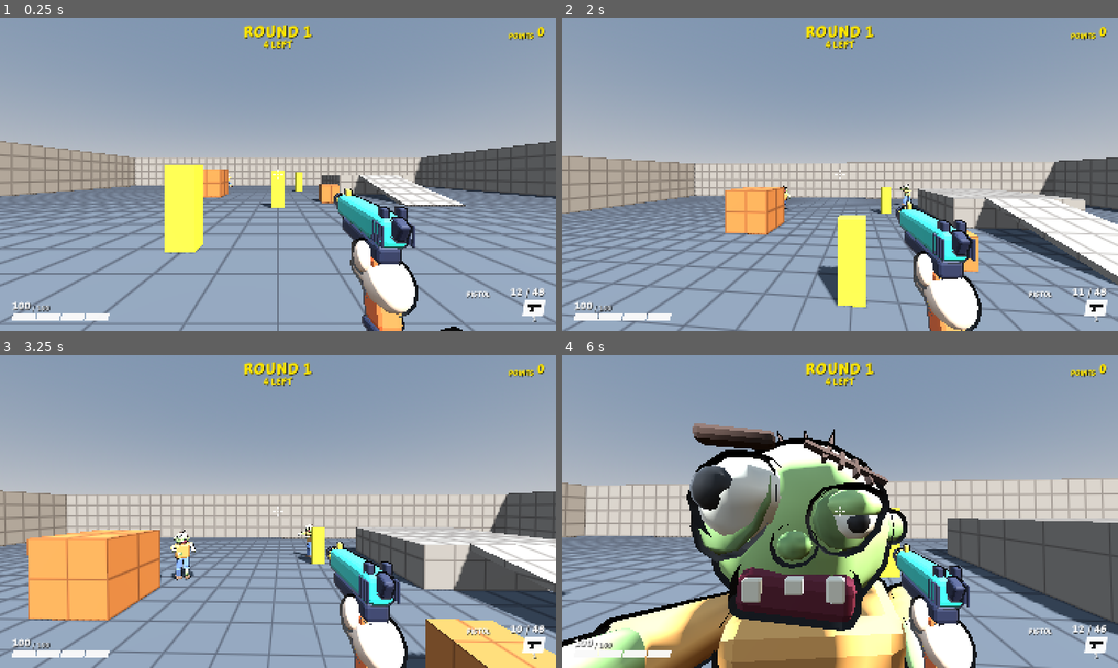
Above: before the commit, frames 1-4 (two rows, left to right).
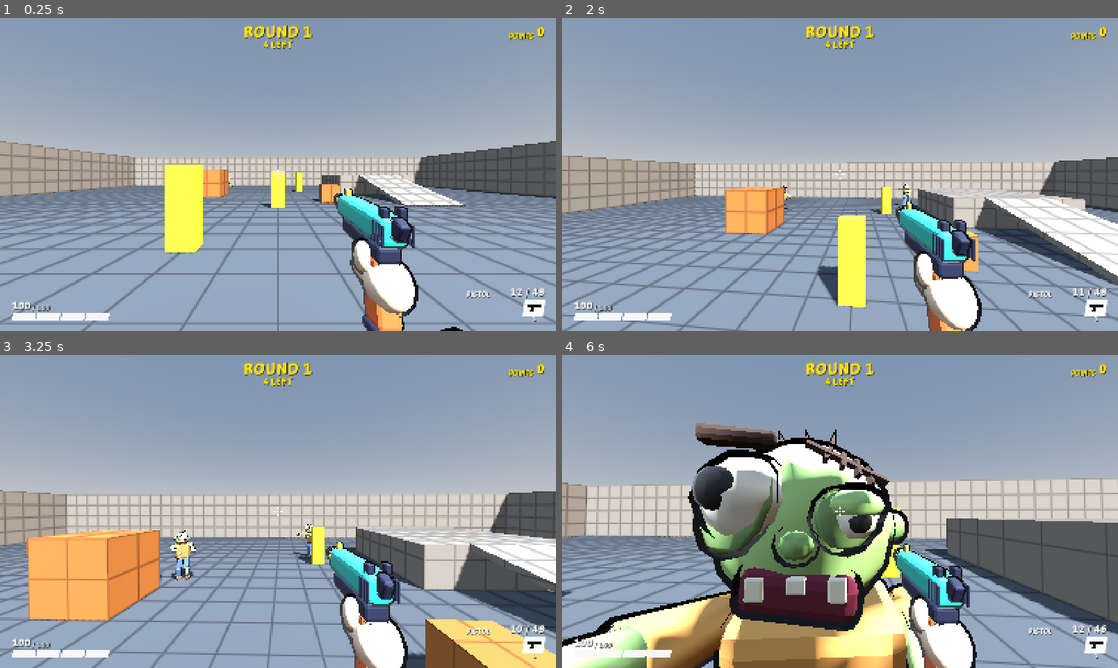
Above: after the commit, the same moments.

Repository: juanakajuan/zombie-survival-fps
Game: Godot game, scene res://levels/test_range.tscn
The game is run twice, just before and just after one commit, with the same random seed, the same clock (stepped at 60 frames per second) and the same inputs. This scene is started directly instead of the project's main scene.
Inputs (mouse positions are in pixels of both pictures, inside the frame that each line leads up to):
- Up to frame 1 (0.25 s): no input
- Up to frame 2 (2 s): tap Enter (restart) at 0.5 s; move the mouse to (867, 174) at 0.52 s; hold Right mouse button (aim) 0.53-1.28 s; hold W (move_forward) from 0.53 s (still down); click (867, 174) at 0.67 s; tap Space (jump) at 0.77, 1.07, 1.52, 1.82 s; tap Ctrl (crouch) at 0.8, 1.35 s; move the mouse to (812, 174) at 1.27 s; tap Shift (sprint) at 1.55 s
- Up to frame 3 (3.25 s): keep holding W (move_forward); move the mouse to (289, 505) at 2.02 s; hold Shift (sprint) 2.03-2.78 s; tap Space (jump) at 2.3, 2.85, 3.02 s; move the mouse to (272, 517) at 2.77 s; click (272, 517) at 2.92 s; right-click (272, 517) at 3.05 s
- Up to frame 4 (6 s): tap Space (jump) at 3.32, 3.77, 4.07, 4.52, 4.82, 5.3 s; move the mouse to (878, 514) at 3.52 s; hold Right mouse button (aim) 3.53-4.28 s; tap Ctrl (crouch) at 3.8, 4.35 s; tap R (reload) at 4.15 s; move the mouse to (795, 508) at 4.27 s; tap Shift (sprint) at 4.55 s; move the mouse to (845, 511) at 5.02 s; press the mouse at (845, 511) at 5.03 s; move the mouse to (817, 505) at 5.77 s; release W (move_forward) at 5.78 s; release the mouse at (817, 505) at 5.78 s; hold D (move_right) from 5.78 s (still down); tap E (interact) at 5.85 s

The runs differ from the first frame. In frame 2, less than 0.1% of the frame differs, in the area x 60-63%, y 53-61%; in frame 3, less than 0.1%; in frame 4, 8.7%, in the area x 0-100%, y 21-100%.

Commit message:
refactor: the level wires the HUD and the zombies' target
The HUD found the round manager through a group, and zombies found the player through the player group, so round 1 was deferred until the player was in its group. Now the level sets hud.round_manager, RoundManager exports its player, and zombie.configure() takes the target. RoundManager.GROUP and the deferred start are gone.

Diff:
--- a/hud/hud.gd
+++ b/hud/hud.gd
@@ -4,11 +4,17 @@
 @export var health: Health
 @export var weapon: Weapon
 @export var wallet: Wallet
-## If it is empty, the HUD uses the first RoundManager in the tree. Without one, the round panel stays hidden.
-@export var round_manager: RoundManager
 @export var health_color: Color = Color(1, 1, 1, 0.95)
 @export var low_health_color: Color = Color(0.95, 0.2, 0.2)
 @export_range(0.0, 1.0, 0.05) var low_health_fraction: float = 0.3
+
+## The level sets it. Without one, the round panel stays hidden.
+var round_manager: RoundManager:
+	set(value):
+		round_manager = value
+		round_manager.round_started.connect(_update_round.unbind(1))
+		round_manager.round_ended.connect(_update_round.unbind(1))
+		_update_round()
 
 ## What the HUD shows, as a player sees it. Tests and the verify driver read it.
 class Readout extends RefCounted:
@@ -56,11 +62,6 @@
 	_weapon_name.text = weapon.data.display_name
 	_update_ammo()
 	_update_points()
-	if round_manager == null:
-		round_manager = get_tree().get_first_node_in_group(RoundManager.GROUP) as RoundManager
-	if round_manager != null:
-		round_manager.round_started.connect(_update_round.unbind(1))
-		round_manager.round_ended.connect(_update_round.unbind(1))
 	_update_round()
 
 
--- a/levels/compound.tscn
+++ b/levels/compound.tscn
@@ -62,10 +62,12 @@
 shader_parameter/base_color = Color(0.55, 0.52, 0.48, 1)
 shader_parameter/line_color = Color(0.4, 0.37, 0.34, 1)
 
-[node name="Compound" type="Node3D" node_paths=PackedStringArray("game_over", "navigation")]
+[node name="Compound" type="Node3D" node_paths=PackedStringArray("game_over", "navigation", "player", "round_manager")]
 script = ExtResource("7_level")
 game_over = NodePath("GameOver")
 navigation = NodePath("NavigationRegion3D")
+player = NodePath("Player")
+round_manager = NodePath("RoundManager")
 
 [node name="WorldEnvironment" type="WorldEnvironment" parent="."]
 environment = SubResource("environment")
@@ -452,9 +454,10 @@
 [node name="Player" parent="." instance=ExtResource("2_player")]
 position = Vector3(4, 0, 16)
 
-[node name="RoundManager" type="Node" parent="."]
+[node name="RoundManager" type="Node" parent="." node_paths=PackedStringArray("player")]
 script = ExtResource("5_rounds")
 settings = ExtResource("6_settings")
+player = NodePath("../Player")
 
 [node name="SpawnNorthGate" type="Marker3D" parent="RoundManager"]
 position = Vector3(0, 0, -40)
--- a/levels/level.gd
+++ b/levels/level.gd
@@ -3,9 +3,12 @@
 
 @export var game_over: GameOver
 @export var navigation: LevelNavigation
+@export var player: Player
+@export var round_manager: RoundManager
 
 
 func _ready() -> void:
+	player.hud.round_manager = round_manager
 	game_over.restart_requested.connect(restart)
 
 
--- a/levels/test_range.tscn
+++ b/levels/test_range.tscn
@@ -43,10 +43,12 @@
 shader_parameter/base_color = Color(0.72, 0.45, 0.22, 1)
 shader_parameter/line_color = Color(0.5, 0.3, 0.14, 1)
 
-[node name="TestRange" type="Node3D" node_paths=PackedStringArray("game_over", "navigation")]
+[node name="TestRange" type="Node3D" node_paths=PackedStringArray("game_over", "navigation", "player", "round_manager")]
 script = ExtResource("7_level")
 game_over = NodePath("GameOver")
 navigation = NodePath("NavigationRegion3D")
+player = NodePath("Player")
+round_manager = NodePath("RoundManager")
 
 [node name="WorldEnvironment" type="WorldEnvironment" parent="."]
 environment = SubResource("environment")
@@ -145,9 +147,10 @@
 [node name="TargetDummyFar" parent="." instance=ExtResource("3_dummy")]
 position = Vector3(2, 0, -12)
 
-[node name="RoundManager" type="Node" parent="."]
+[node name="RoundManager" type="Node" parent="." node_paths=PackedStringArray("player")]
 script = ExtResource("5_rounds")
 settings = ExtResource("6_settings")
+player = NodePath("../Player")
 
 [node name="SpawnNorthWest" type="Marker3D" parent="RoundManager"]
 position = Vector3(-6, 0, -17)
--- a/rounds/round_manager.gd
+++ b/rounds/round_manager.gd
@@ -8,11 +8,10 @@
 
 enum State { BREAK, ACTIVE }
 
-## The HUD is in the player scene, so it finds the manager of the level by this group.
-const GROUP := &"round_manager"
-
 @export var settings: RoundSettings
 @export var zombie_scene: PackedScene = preload("res://zombie/zombie.tscn")
+## The zombies chase this player.
+@export var player: Player
 
 ## The current round. It is 0 until round 1 starts. During a break, it is the round that just ended.
 var round_number: int = 0
@@ -26,10 +25,6 @@
 var _break_left: float = 0.0
 
 
-func _enter_tree() -> void:
-	add_to_group(GROUP)
-
-
 func _ready() -> void:
 	for child: Node in get_children():
 		if child is Marker3D:
@@ -37,8 +32,7 @@
 	if _spawn_points.is_empty():
 		push_error("RoundManager: add Marker3D children as spawn points.")
 		return
-	# Deferred so that the player is in its group before the first zombie looks for it.
-	_start_round.call_deferred(1)
+	_start_round(1)
 
 
 ## The zombies of the current round that are alive or not spawned yet.
@@ -77,7 +71,7 @@
 
 func _spawn_zombie() -> void:
 	var zombie := zombie_scene.instantiate() as Zombie
-	zombie.configure(settings.zombie_speed(round_number), settings.zombie_health(round_number))
+	zombie.configure(settings.zombie_speed(round_number), settings.zombie_health(round_number), player)
 	Health.find_on(zombie).died.connect(_on_zombie_died)
 	zombie.transform = _spawn_points[_next_spawn_point].global_transform
 	_next_spawn_point = (_next_spawn_point + 1) % _spawn_points.size()
--- a/tests/hud/test_hud.gd
+++ b/tests/hud/test_hud.gd
@@ -49,6 +49,7 @@
 func test_round_number_shows_when_a_round_starts() -> void:
 	var manager := _spawn_round_manager()
 	var player := await spawn_player()
+	player.hud.round_manager = manager
 	assert_true(player.hud.readout().round_visible, "round panel shown")
 	assert_eq(player.hud.readout().round_text, "1", "round text")
 	assert_eq(manager.state, RoundManager.State.ACTIVE, "round 1 is active")
@@ -58,6 +59,7 @@
 func test_break_label_follows_round_end_and_next_round() -> void:
 	var manager := _spawn_round_manager()
 	var player := await spawn_player()
+	player.hud.round_manager = manager
 	_kill_zombies(manager)
 	await physics_frames(2)
 	assert_eq(manager.state, RoundManager.State.BREAK, "break after the last zombie")
@@ -97,6 +99,7 @@
 func test_objective_counts_zombies_left_and_the_break() -> void:
 	var manager := _spawn_round_manager()
 	var player := await spawn_player()
+	player.hud.round_manager = manager
 	assert_eq(player.hud.readout().objective_text, "1 LEFT", "zombies left in round 1")
 	_kill_zombies(manager)
 	await physics_frames(2)
--- a/tests/rounds/test_round_settings.gd
+++ b/tests/rounds/test_round_settings.gd
@@ -18,6 +18,7 @@
 	var player := await spawn_player(Vector3.ZERO, 3)
 	var manager := RoundManager.new()
 	manager.settings = SETTINGS
+	manager.player = player
 	var marker := Marker3D.new()
 	marker.position = Vector3(0.0, 0.0, -10.0)
 	manager.add_child(marker)
--- a/tests/test_case.gd
+++ b/tests/test_case.gd
@@ -59,12 +59,11 @@
 	return player
 
 
-## A round 1 zombie of the game's round settings. Without a target, it finds the player through the player group.
+## A round 1 zombie of the game's round settings. Without a target, it stands still.
 func spawn_zombie(at: Vector3, target: Node3D = null) -> Zombie:
 	var zombie := ZOMBIE_SCENE.instantiate() as Zombie
-	zombie.configure(ROUND_SETTINGS.zombie_speed(1), ROUND_SETTINGS.zombie_health(1))
+	zombie.configure(ROUND_SETTINGS.zombie_speed(1), ROUND_SETTINGS.zombie_health(1), target)
 	zombie.position = at
-	zombie.target = target
 	add_child(zombie)
 	return zombie
 
--- a/tests/zombie/test_zombie.gd
+++ b/tests/zombie/test_zombie.gd
@@ -13,15 +13,6 @@
 	await run_seconds(2.0)
 	var closed := start - _flat_distance(zombie, player)
 	assert_true(closed >= zombie.move_speed * 1.0, "zombie closed %s m in 2 s, speed is %s m/s" % [closed, zombie.move_speed])
-
-
-func test_zombie_finds_the_player_through_the_player_group() -> void:
-	await spawn_nav_world()
-	var player := await spawn_player(Vector3(0.0, 0.0, 0.0), 3)
-	var zombie := spawn_zombie(Vector3(0.0, 0.0, -10.0), null)
-	var start := _flat_distance(zombie, player)
-	await run_seconds(1.5)
-	assert_true(_flat_distance(zombie, player) < start - zombie.move_speed * 0.5, "zombie without a set target still approaches")
 
 
 func test_zombie_goes_around_a_wall_to_reach_the_player() -> void:
--- a/zombie/zombie.gd
+++ b/zombie/zombie.gd
@@ -14,6 +14,7 @@
 @export_group("Look")
 @export_range(0.0, 50.0, 0.5, "suffix:1/s") var turn_rate: float = 10.0
 
+## Set by configure(). Null means the zombie stands still.
 var target: Node3D
 ## Set by configure(). RoundSettings owns the value for each round.
 var move_speed: float
@@ -37,8 +38,6 @@
 func _ready() -> void:
 	if not _configured:
 		push_error("Zombie: call configure() before add_child(), so that RoundSettings sets its speed and health.")
-	if target == null:
-		target = get_tree().get_first_node_in_group(Player.GROUP) as Node3D
 	_tint.shading_mode = BaseMaterial3D.SHADING_MODE_UNSHADED
 	_tint.transparency = BaseMaterial3D.TRANSPARENCY_ALPHA
 	_tint.albedo_color = Color.TRANSPARENT
@@ -62,9 +61,10 @@
 	return state == State.DEAD
 
 
-## Sets the speed and health of this zombie. Call it before the zombie enters the tree.
-func configure(speed: float, max_health: float) -> void:
+## Sets the speed, health, and target of this zombie. Call it before the zombie enters the tree.
+func configure(speed: float, max_health: float, chase: Node3D) -> void:
 	move_speed = speed
+	target = chase
 	Health.find_on(self).max_health = max_health
 	_configured = true
 
